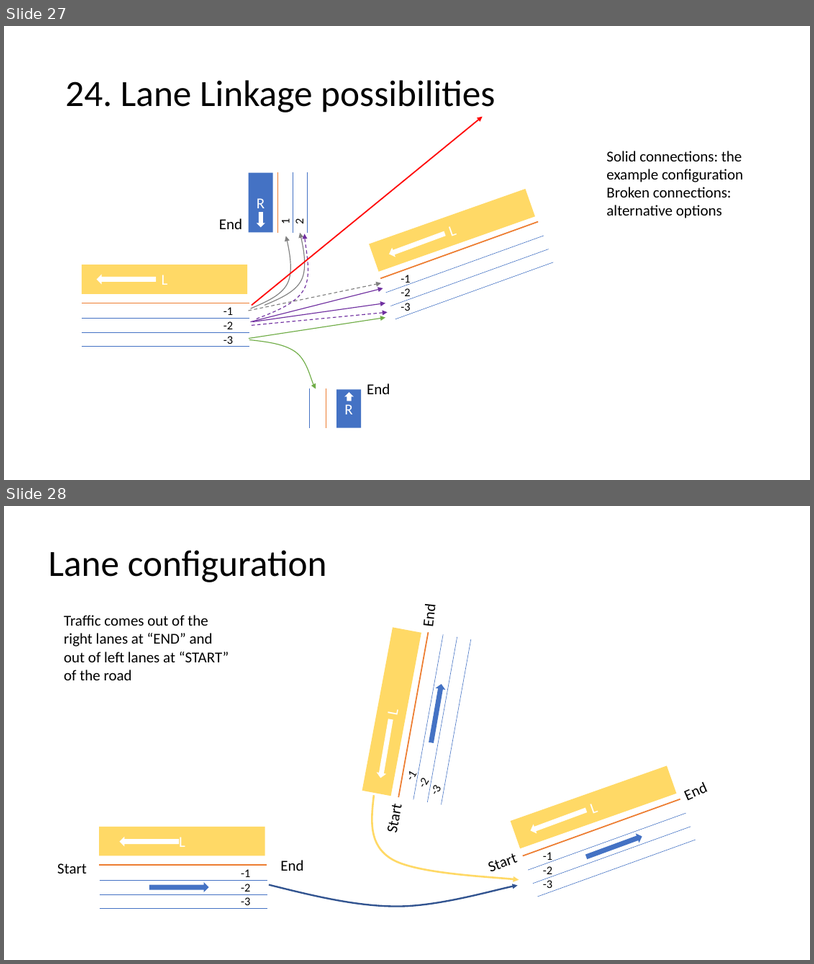
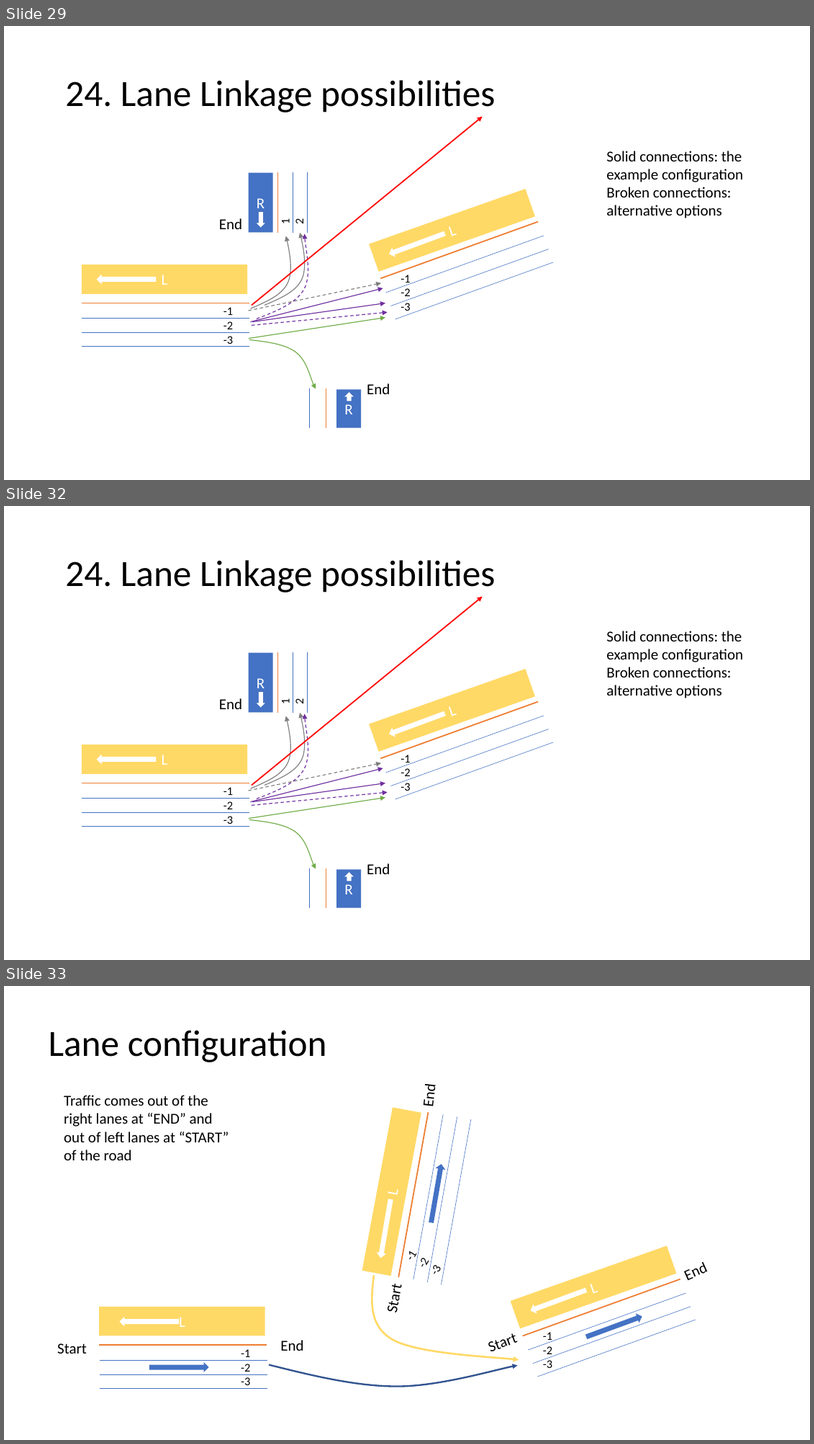
Before and after one commit to AugmentedDesignLab/junction-art, a slide deck: plan/challenges.pptx. Shown one above the other, each under a label of ours: slides 27 and 28 before the commit, slides 29, 32 and 33 after it; the slides between them are not shown. The pictures are 814x964 and 814x1444 pixels, drawn with LibreOffice and Linux fonts; fonts in the diff are those of the drawing. Boxes give left, top, right and bottom in pixels: in the first picture for what was removed or moved away, otherwise in the second. Text is boxed around its words. In the diff, an @@ line names an element or a change of style, - is before the commit and + after.

Commit message:
found one problem with internal connections for sequential roads.

```diff
--- a/plan/challenges.pptx
+++ b/plan/challenges.pptx
@@ slide 32 added at [4,506,810,960], background #FFFFFF @@
@@ title added at [65,560,495,592], 44 pt, text #000000 @@
+24. Lane Linkage possibilities
@@ arrow added from (252, 785) to (483, 597), #FF0000 1.5 pt @@
@@ text added at [607,631,743,698], 18 pt, text #000000 @@
+Solid connections: the example configuration
+Broken connections: alternative options
@@ rectangle added at [248,652,273,713], fill #4472C4, 18 pt, text #FFFFFF @@
+R
@@ line added from (278, 713) to (278, 652), #ED7D31 1.5 pt @@
@@ line added from (293, 713) to (293, 651), #4472C4 0.5 pt @@
@@ line added from (307, 713) to (307, 651), #4472C4 0.5 pt @@
@@ rectangle added at [369,669,535,751], fill #FFD966, 18 pt, text #FFFFFF @@
+L
@@ text added at [219,698,242,709], 18 pt, text #000000 @@
+End
@@ down arrow added at [257,692,265,707], fill #FFFFFF @@
@@ text added at [278,698,307,704], 14 pt, text #000000 @@
+1
+2
@@ freeform shape added at [251,716,291,788], outline #808080 1 pt @@
@@ freeform shape added at [257,713,309,798], outline #7030A0 1 pt dashed @@
@@ freeform shape added at [265,713,305,785], outline #808080 1 pt @@
@@ right arrow added at [388,709,447,739], fill #FFFFFF @@
@@ rectangle added at [82,744,247,773], fill #FFD966, 18 pt, text #FFFFFF @@
+L
@@ right arrow added at [97,754,156,764], fill #FFFFFF @@
@@ arrow added from (248, 790) to (381, 763), #808080 1 pt dashed @@
@@ group added at [381,701,554,799]: 4 lines, 1 text @@
+-1
+-2
+-3
@@ arrow added from (251, 802) to (383, 768), #7030A0 1 pt @@
@@ arrow added from (252, 802) to (386, 783), #7030A0 1 pt @@
@@ text added at [224,787,233,826], 14 pt, text #000000 @@
+-1
+-2
+-3
@@ arrow added from (249, 818) to (386, 798), #70AD47 1 pt @@
@@ arrow added from (252, 805) to (388, 792), #7030A0 1 pt dashed @@
@@ group added at [82,783,250,826]: 4 lines @@
@@ freeform shape added at [250,819,316,868], outline #70AD47 1 pt @@
@@ line added from (309, 908) to (309, 868), #4472C4 0.5 pt @@
@@ line added from (327, 908) to (327, 868), #ED7D31 1.5 pt @@
@@ rectangle added at [337,869,362,908], fill #4472C4, 18 pt, text #FFFFFF @@
+R
@@ down arrow added at [345,872,354,881], fill #FFFFFF @@
@@ text added at [367,863,390,874], 18 pt, text #000000 @@
+End
@@ what was slide 27 is now slide 29 @@
@@ what was slide 28 is now slide 33 @@
```
Also in this commit, not shown: 4 other slides added, 7 other files.
